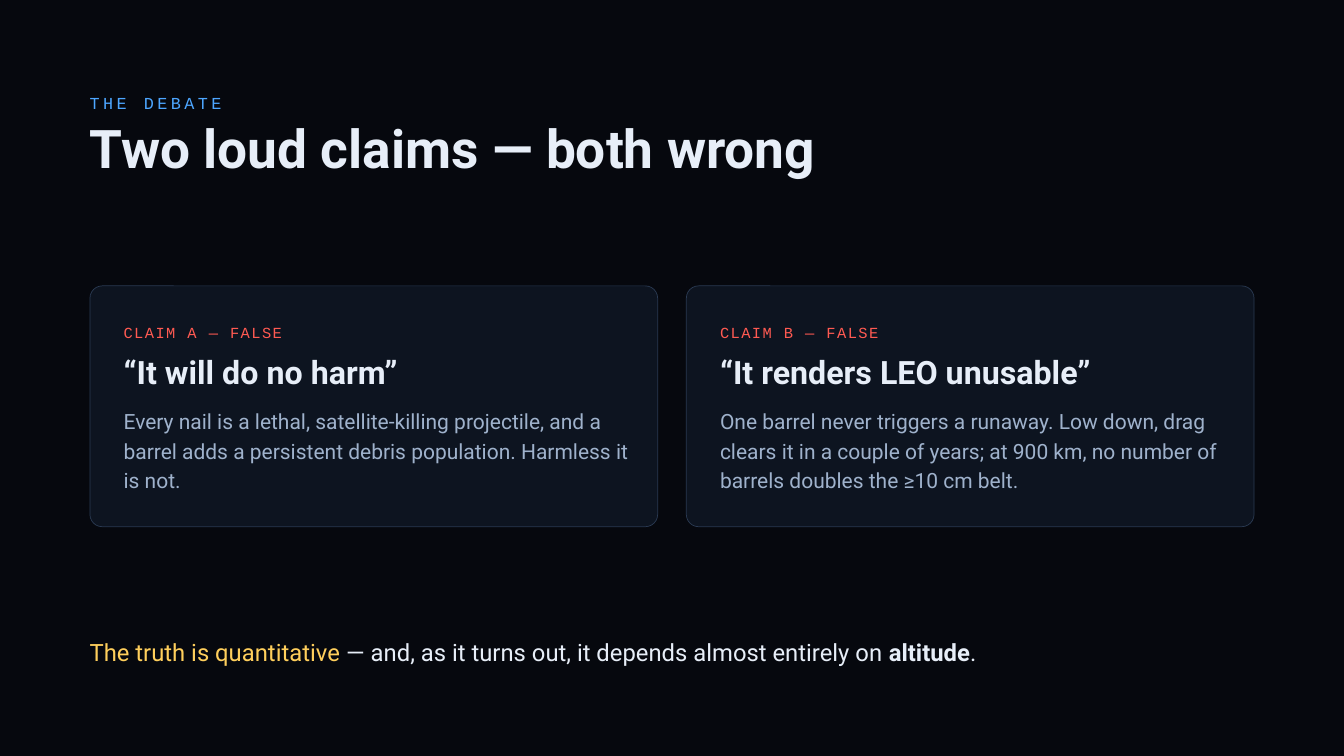
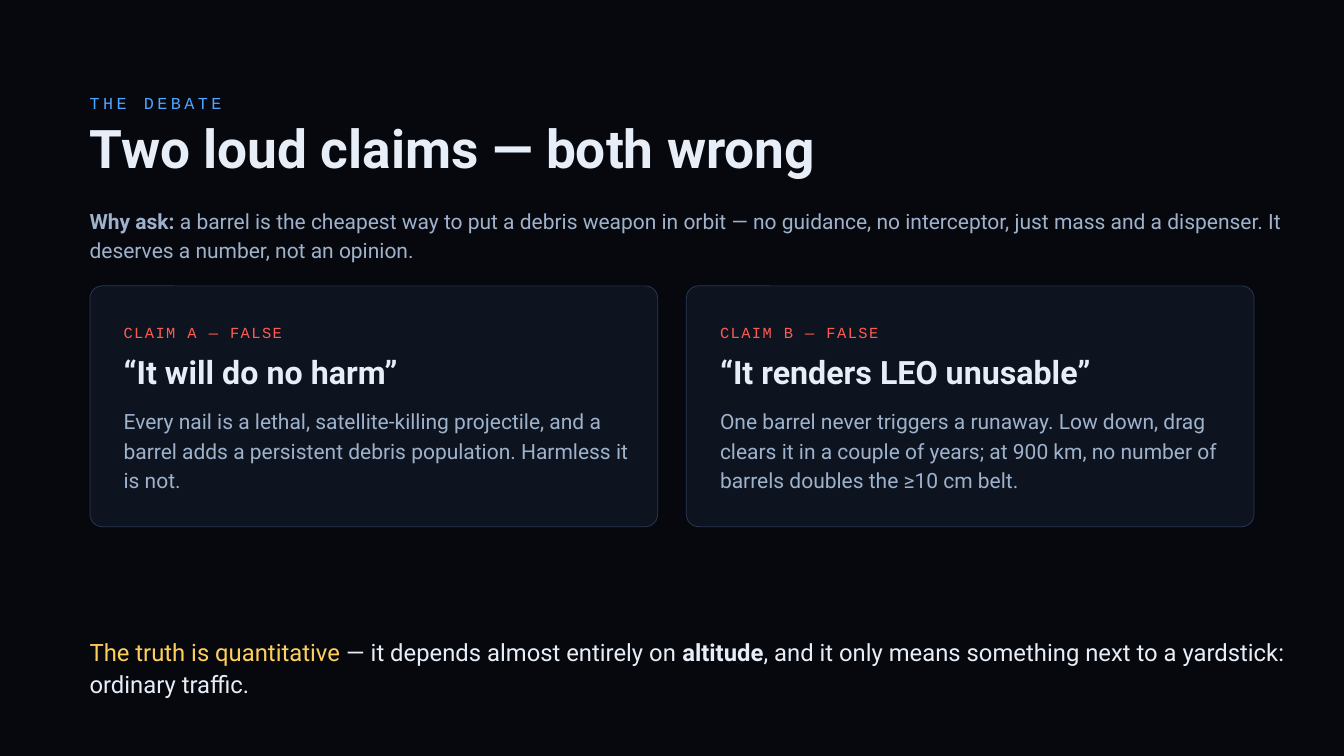
Before and after one commit to TimKadyrov/DebrisCascade, a slide deck: slide 2 of Barrel of Nails — Kessler Study.pptx. Drawn at 1344x756 pixels with LibreOffice and Linux fonts; fonts in the diff are those of the drawing. Boxes give left, top, right and bottom in pixels: in the first picture for what was removed or moved away, otherwise in the second. Text is boxed around its words. In the diff, an @@ line names an element or a change of style, - is before the commit and + after.

```diff
--- a/Barrel of Nails — Kessler Study.pptx
+++ b/Barrel of Nails — Kessler Study.pptx
@@ text added at (90, 213, 1281, 263), 15 pt, text #9FB2CC @@
+Why ask: a barrel is the cheapest way to put a debris weapon in orbit — no guidance, no interceptor, just mass and a dispenser. It deserves a number, not an opinion.
@@ text at (90, 643, 1285, 666): text changed @@
-The truth is quantitative — and, as it turns out, it depends almost entirely on altitude.
+The truth is quantitative — it depends almost entirely on altitude, and it only means something next to a yardstick: ordinary traffic.
```
Also in this commit, not shown: 6 other slides changed, 1 slide added, 3 other files.
